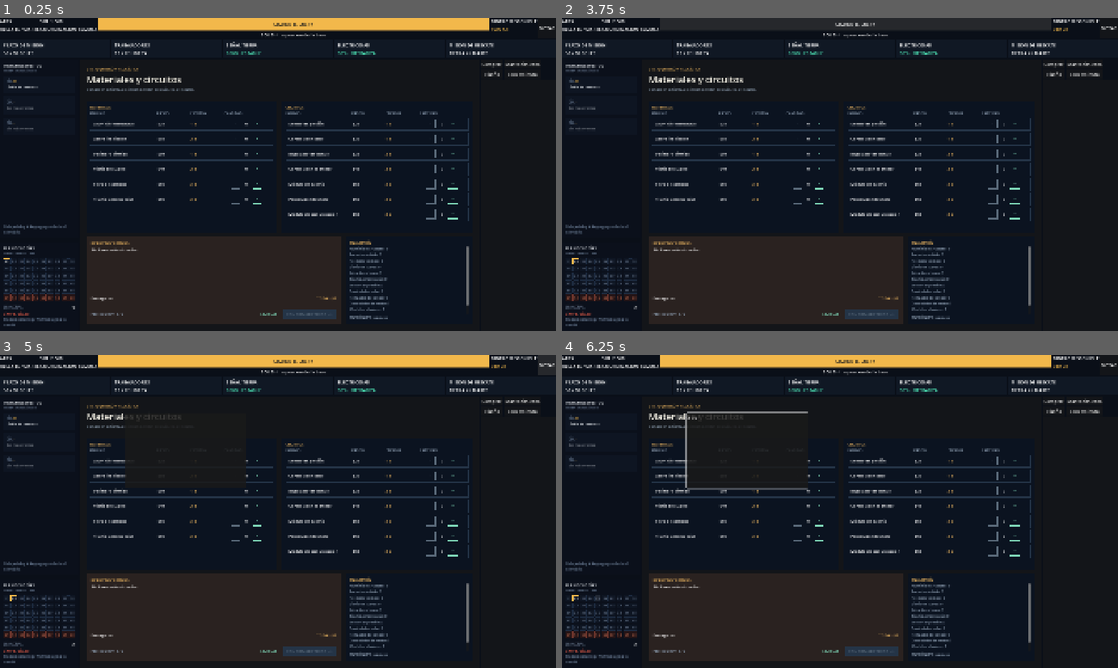
Above: before the commit, frames 1-4 (two rows, left to right).
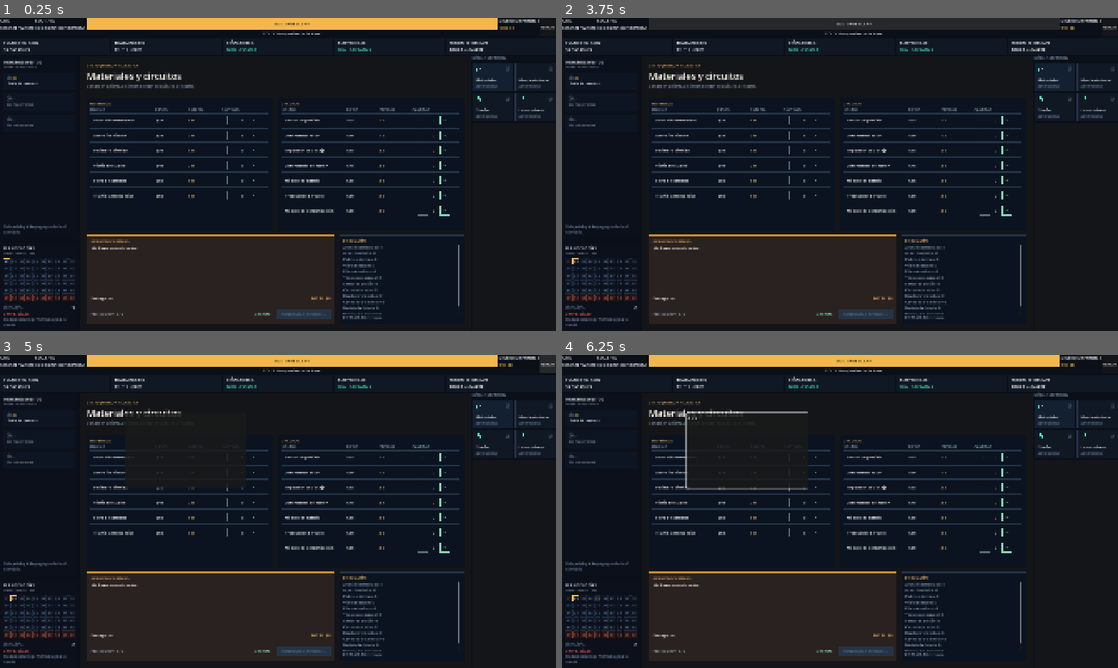
Above: after the commit, the same moments.

Repository: Limoncito1264/los-peculiares
Game: Godot game, scene res://scenes/cockpit_main.tscn
Same seed, same stepped clock (60 frames per second), same inputs: the game is played once before the commit and once after it.
Inputs (mouse positions are in pixels of both pictures, inside the frame that each line leads up to):
- Up to frame 1 (0.25 s): no input
- Up to frame 2 (3.75 s): click "01" at 0.5 s; click "02" at 1.25 s; click "03" at 2 s; click "04" at 2.75 s; click "SIGUIENTE SOL >>" at 3.5 s
- Up to frame 3 (5 s): click "NOTAS" at 4.25 s
- Up to frame 4 (6.25 s): click (745, 452) at 5.02 s; type "Alex" at 5.1 s; click "05" at 5.75 s

The runs differ from the first frame. In frame 1, 12% of the frame differs, in the area x 0-100%, y 0-98%; in frame 2, 11%; in frame 3, 10%; in frame 4, 10%.

Commit message:
Estiliza botones de modulos con tarjetas e iconos ARES

Diff:
--- a/scenes/cockpit_main.gd
+++ b/scenes/cockpit_main.gd
@@ -25,20 +25,19 @@
 	"lanzamiento": "res://scenes/tab_launch.tscn",
 }
 const TITULOS_MENU := {
-	"comprar": "Comprar",
+	"comprar": "Materiales",
 	"mantenimiento": "Mantenimiento",
 	"diseno": "Diseño",
 	"lanzamiento": "Lanzamiento",
 }
 
+var _botones_modulo := {}
+var _estilo_mod_normal: StyleBoxFlat
+var _estilo_mod_activo: StyleBoxFlat
+
 
 func _ready() -> void:
 	_aplicar_estilo_ares()
-
-	btn_comprar.text = TITULOS_MENU["comprar"]
-	btn_mantenimiento.text = TITULOS_MENU["mantenimiento"]
-	btn_diseno.text = TITULOS_MENU["diseno"]
-	btn_lanzamiento.text = TITULOS_MENU["lanzamiento"]
 
 	contenedor_central.size_flags_vertical = Control.SIZE_EXPAND_FILL
 
@@ -62,6 +61,10 @@
 
 
 func cambiar_menu(clave: String) -> void:
+	for k in _botones_modulo:
+		var b: Button = _botones_modulo[k]
+		b.add_theme_stylebox_override("normal", _estilo_mod_activo if k == clave else _estilo_mod_normal)
+
 	for hijo in contenedor_central.get_children():
 		contenedor_central.remove_child(hijo)
 		hijo.queue_free()
@@ -114,6 +117,9 @@
 
 
 func _aplicar_estilo_ares() -> void:
+	if ResourceLoader.exists("res://themes/ares_theme.tres"):
+		$VBoxPrincipal.theme = load("res://themes/ares_theme.tres")
+
 	var estilo_btn := StyleBoxFlat.new()
 	estilo_btn.bg_color = Color("#F2B84B")
 	estilo_btn.set_corner_radius_all(3)
@@ -138,3 +144,200 @@
 	for card in $VBoxPrincipal/HeaderSuperior/FilaTarjetas.get_children():
 		if card is PanelContainer:
 			card.add_theme_stylebox_override("panel", estilo_card)
+
+	_estilizar_modulos_derecha()
+
+
+func _estilizar_modulos_derecha() -> void:
+	var panel_der: VBoxContainer = $VBoxPrincipal/CuerpoMonitor/PanelDerecho
+	var grid: GridContainer = $VBoxPrincipal/CuerpoMonitor/PanelDerecho/BotonesMenu
+
+	panel_der.custom_minimum_size.x = 290
+	panel_der.add_theme_constant_override("separation", 8)
+	grid.add_theme_constant_override("h_separation", 8)
+	grid.add_theme_constant_override("v_separation", 8)
+
+	if not panel_der.has_node("LblModulosMision"):
+		var lbl_sec := Label.new()
+		lbl_sec.name = "LblModulosMision"
+		lbl_sec.text = "MÓDULOS DE MISIÓN"
+		lbl_sec.add_theme_font_size_override("font_size", 11)
+		lbl_sec.add_theme_color_override("font_color", Color("#7C8FA6"))
+		panel_der.add_child(lbl_sec)
+		panel_der.move_child(lbl_sec, 0)
+
+	_estilo_mod_normal = StyleBoxFlat.new()
+	_estilo_mod_normal.bg_color = Color("#101824")
+	_estilo_mod_normal.border_color = Color("#22324A")
+	_estilo_mod_normal.set_border_width_all(1)
+
+	var estilo_hover := StyleBoxFlat.new()
+	estilo_hover.bg_color = Color("#152234")
+	estilo_hover.border_color = Color("#4CE0B3")
+	estilo_hover.set_border_width_all(1)
+
+	_estilo_mod_activo = StyleBoxFlat.new()
+	_estilo_mod_activo.bg_color = Color("#132030")
+	_estilo_mod_activo.border_color = Color("#4CE0B3")
+	_estilo_mod_activo.set_border_width_all(1)
+
+	_botones_modulo = {
+		"comprar": btn_comprar,
+		"mantenimiento": btn_mantenimiento,
+		"diseno": btn_diseno,
+		"lanzamiento": btn_lanzamiento,
+	}
+
+	var config := [
+		["comprar", "01", "Materiales"],
+		["mantenimiento", "02", "Mantenimiento"],
+		["diseno", "03", "Diseño"],
+		["lanzamiento", "04", "Lanzamiento"],
+	]
+
+	for item in config:
+		var clave: String = item[0]
+		var num: String = item[1]
+		var titulo: String = item[2]
+		var btn: Button = _botones_modulo[clave]
+
+		btn.text = ""
+		btn.custom_minimum_size = Vector2(0, 96)
+		btn.size_flags_horizontal = Control.SIZE_EXPAND_FILL
+		btn.mouse_default_cursor_shape = Control.CURSOR_POINTING_HAND
+		btn.add_theme_stylebox_override("normal", _estilo_mod_normal)
+		btn.add_theme_stylebox_override("hover", estilo_hover)
+		btn.add_theme_stylebox_override("pressed", _estilo_mod_activo)
+		btn.add_theme_stylebox_override("focus", StyleBoxEmpty.new())
+
+		for c in btn.get_children():
+			c.queue_free()
+
+		var margin := MarginContainer.new()
+		margin.set_anchors_and_offsets_preset(Control.PRESET_FULL_RECT)
+		margin.mouse_filter = Control.MOUSE_FILTER_IGNORE
+		margin.add_theme_constant_override("margin_left", 12)
+		margin.add_theme_constant_override("margin_right", 12)
+		margin.add_theme_constant_override("margin_top", 10)
+		margin.add_theme_constant_override("margin_bottom", 10)
+		btn.add_child(margin)
+
+		var vbox := VBoxContainer.new()
+		vbox.mouse_filter = Control.MOUSE_FILTER_IGNORE
+		vbox.add_theme_constant_override("separation", 4)
+		margin.add_child(vbox)
+
+		var hbox := HBoxContainer.new()
+		hbox.mouse_filter = Control.MOUSE_FILTER_IGNORE
+		vbox.add_child(hbox)
+
+		var tex_rect := TextureRect.new()
+		tex_rect.texture = _crear_icono_modulo(clave)
+		tex_rect.custom_minimum_size = Vector2(22, 22)
+		tex_rect.stretch_mode = TextureRect.STRETCH_KEEP_ASPECT_CENTERED
+		tex_rect.texture_filter = CanvasItem.TEXTURE_FILTER_NEAREST
+		tex_rect.mouse_filter = Control.MOUSE_FILTER_IGNORE
+		hbox.add_child(tex_rect)
+
+		var lbl_num := Label.new()
+		lbl_num.text = num
+		lbl_num.size_flags_horizontal = Control.SIZE_EXPAND_FILL
+		lbl_num.horizontal_alignment = HORIZONTAL_ALIGNMENT_RIGHT
+		lbl_num.add_theme_font_size_override("font_size", 11)
+		lbl_num.add_theme_color_override("font_color", Color("#6B7F99"))
+		lbl_num.mouse_filter = Control.MOUSE_FILTER_IGNORE
+		hbox.add_child(lbl_num)
+
+		var spacer := Control.new()
+		spacer.size_flags_vertical = Control.SIZE_EXPAND_FILL
+		spacer.mouse_filter = Control.MOUSE_FILTER_IGNORE
+		vbox.add_child(spacer)
+
+		var lbl_tit := Label.new()
+		lbl_tit.text = titulo
+		lbl_tit.add_theme_font_size_override("font_size", 14)
+		lbl_tit.add_theme_color_override("font_color", Color("#E8EEF5"))
+		lbl_tit.mouse_filter = Control.MOUSE_FILTER_IGNORE
+		vbox.add_child(lbl_tit)
+
+		var lbl_sub := Label.new()
+		lbl_sub.text = "ABRIR MÓDULO"
+		lbl_sub.add_theme_font_size_override("font_size", 10)
+		lbl_sub.add_theme_color_override("font_color", Color("#6B7F99"))
+		lbl_sub.mouse_filter = Control.MOUSE_FILTER_IGNORE
+		vbox.add_child(lbl_sub)
+
+
+func _crear_icono_modulo(clave: String) -> ImageTexture:
+	var img := Image.create(16, 16, false, Image.FORMAT_RGBA8)
+	img.fill(Color(0, 0, 0, 0))
+	var c := Color("#4CE0B3")
+
+	match clave:
+		"comprar":
+			_dibujar_linea(img, 8, 2, 13, 5, c)
+			_dibujar_linea(img, 13, 5, 8, 8, c)
+			_dibujar_linea(img, 8, 8, 3, 5, c)
+			_dibujar_linea(img, 3, 5, 8, 2, c)
+			_dibujar_linea(img, 3, 5, 3, 11, c)
+			_dibujar_linea(img, 8, 8, 8, 14, c)
+			_dibujar_linea(img, 13, 5, 13, 11, c)
+			_dibujar_linea(img, 3, 11, 8, 14, c)
+			_dibujar_linea(img, 8, 14, 13, 11, c)
+		"mantenimiento":
+			_dibujar_linea(img, 3, 12, 10, 5, c)
+			_dibujar_linea(img, 4, 13, 11, 6, c)
+			_dibujar_linea(img, 9, 3, 12, 3, c)
+			_dibujar_linea(img, 9, 3, 9, 5, c)
+			_dibujar_linea(img, 13, 4, 13, 7, c)
+			_dibujar_linea(img, 11, 7, 13, 7, c)
+			_dibujar_linea(img, 2, 11, 4, 13, c)
+		"diseno":
+			_dibujar_linea(img, 4, 4, 11, 4, c)
+			_dibujar_linea(img, 11, 4, 11, 11, c)
+			_dibujar_linea(img, 11, 11, 4, 11, c)
+			_dibujar_linea(img, 4, 11, 4, 4, c)
+			_dibujar_linea(img, 6, 6, 9, 6, c)
+			_dibujar_linea(img, 9, 6, 9, 9, c)
+			_dibujar_linea(img, 9, 9, 6, 9, c)
+			_dibujar_linea(img, 6, 9, 6, 6, c)
+			_dibujar_linea(img, 7, 2, 8, 2, c)
+			_dibujar_linea(img, 7, 13, 8, 13, c)
+			_dibujar_linea(img, 2, 7, 2, 8, c)
+			_dibujar_linea(img, 13, 7, 13, 8, c)
+		"lanzamiento":
+			_dibujar_linea(img, 13, 2, 10, 2, c)
+			_dibujar_linea(img, 13, 2, 13, 5, c)
+			_dibujar_linea(img, 10, 2, 6, 6, c)
+			_dibujar_linea(img, 13, 5, 9, 9, c)
+			_dibujar_linea(img, 6, 6, 6, 9, c)
+			_dibujar_linea(img, 6, 9, 9, 9, c)
+			_dibujar_linea(img, 6, 6, 3, 7, c)
+			_dibujar_linea(img, 3, 7, 5, 9, c)
+			_dibujar_linea(img, 9, 9, 8, 12, c)
+			_dibujar_linea(img, 8, 12, 6, 10, c)
+			_dibujar_linea(img, 3, 12, 4, 11, c)
+
+	return ImageTexture.create_from_image(img)
+
+
+func _dibujar_linea(img: Image, x0: int, y0: int, x1: int, y1: int, col: Color) -> void:
+	var dx := absi(x1 - x0)
+	var dy := -absi(y1 - y0)
+	var sx := 1 if x0 < x1 else -1
+	var sy := 1 if y0 < y1 else -1
+	var err := dx + dy
+	var x := x0
+	var y := y0
+	while true:
+		if x >= 0 and x < 16 and y >= 0 and y < 16:
+			img.set_pixel(x, y, col)
+		if x == x1 and y == y1:
+			break
+		var e2 := 2 * err
+		if e2 >= dy:
+			err += dy
+			x += sx
+		if e2 <= dx:
+			err += dx
+			y += sy
